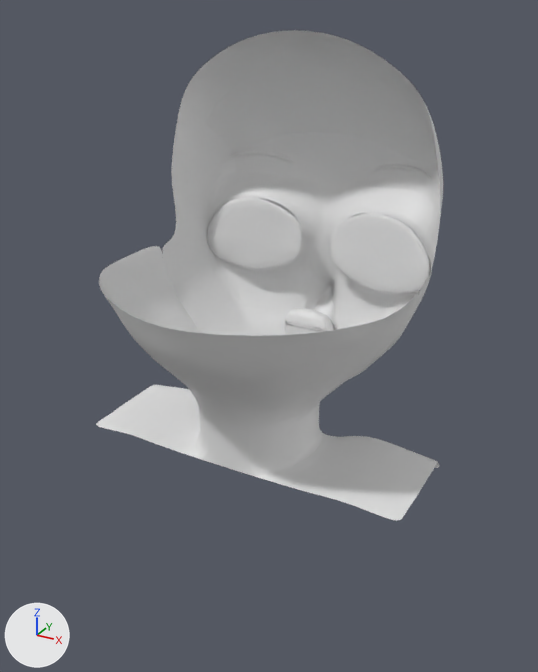
Renders of the Blender file body.blend from each side of a commit.
Both versions are drawn from a 50 mm lens placed at (0.704, -1.285, 2.075), pointed at (-0.008, 0.009, 1.428). Arrows for +X, +Y and +Z are at lower left; the lights stay in place.

Names of what the first picture shows: 'body-main', 'face-main'.
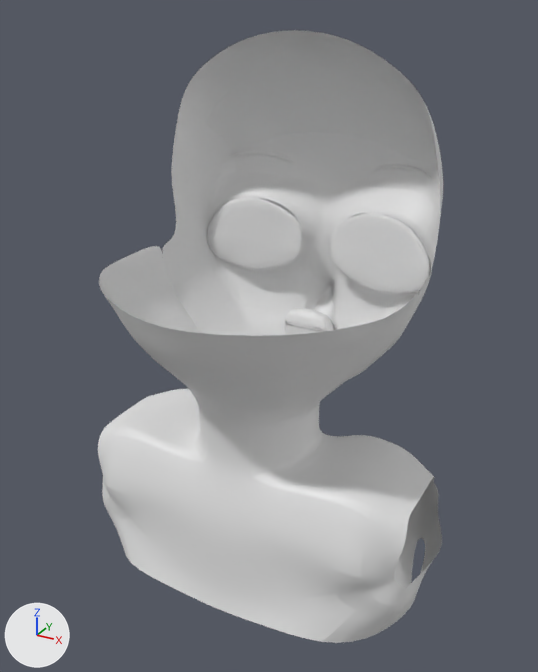
Commit message: 背中ぐらいまでは作った

Pixel boxes [x1, y1, x2, y2] of what changed, in the pictures (538 x 672 px):
'body-main', reshaped (44% taller)
    before: [96, 246, 439, 521]
    after: [98, 246, 442, 643]
part 1 of me_平面_006, built on
    before: [96, 385, 439, 521]
    after: [98, 389, 442, 643]

What changed in the scene script:
```text
Change me_平面_006:
    used by ob_body_main; location = (0.0, 0.338, 1.757); rotation_euler = (-1.571, 0.0, 0.0), in degrees (-90, 0, 0); scale = (0.17, 0.17, 0.17)
    remove me_平面_006.from_pydata(...)  # 122 vertices, 98 faces; spans x -2.24..0.0, y 0.99..3.83, z -4.26..-1.3
    add me_平面_006.from_pydata(...)  # 208 vertices, 172 faces; spans x -2.46..0.0, y 0.99..6.43, z -4.26..-0.98
    me_平面_006 part 1
    4 vertices are removed from x -2.24..-1.55, y 3.23..3.54, z -3.02..-1.47
    11 faces are deleted
    8 vertices in x -1.58..-1.54, y 3.22..3.31, z -2.9..-1.48 move by (0.1, -0.03, 0.0)
    5 vertices in x -2.19..-2.18, y 3.3..3.31, z -2.61..-1.79 move by (0.0, 0.12, 0.0)
    6 vertices move from x -2.19..0.0, y 3.25..3.54, z -3.05..-1.3 to x -2.2..0.0, y 3.25..3.61, z -3.05..-1.32
    90 vertices are added at x -2.46..0.0, y 3.2..6.43, z -3.43..-0.98
    85 new faces join them
```
